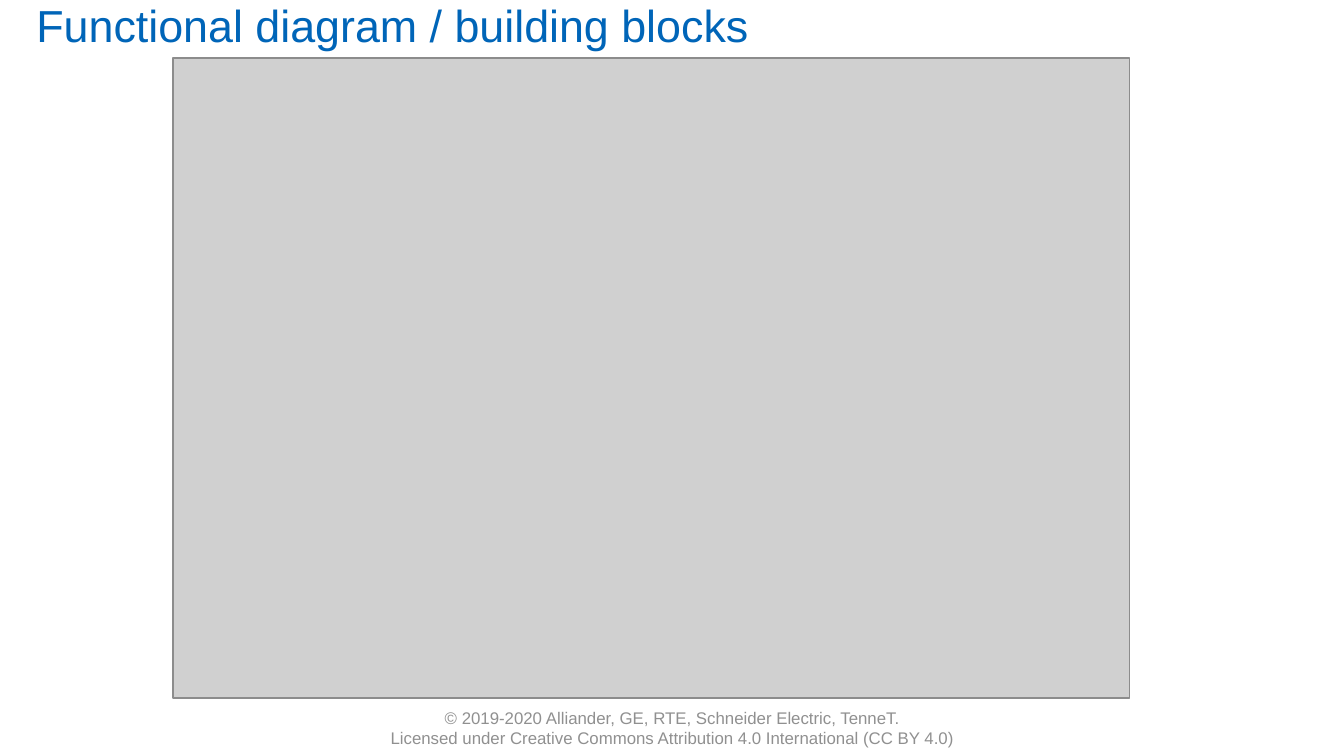
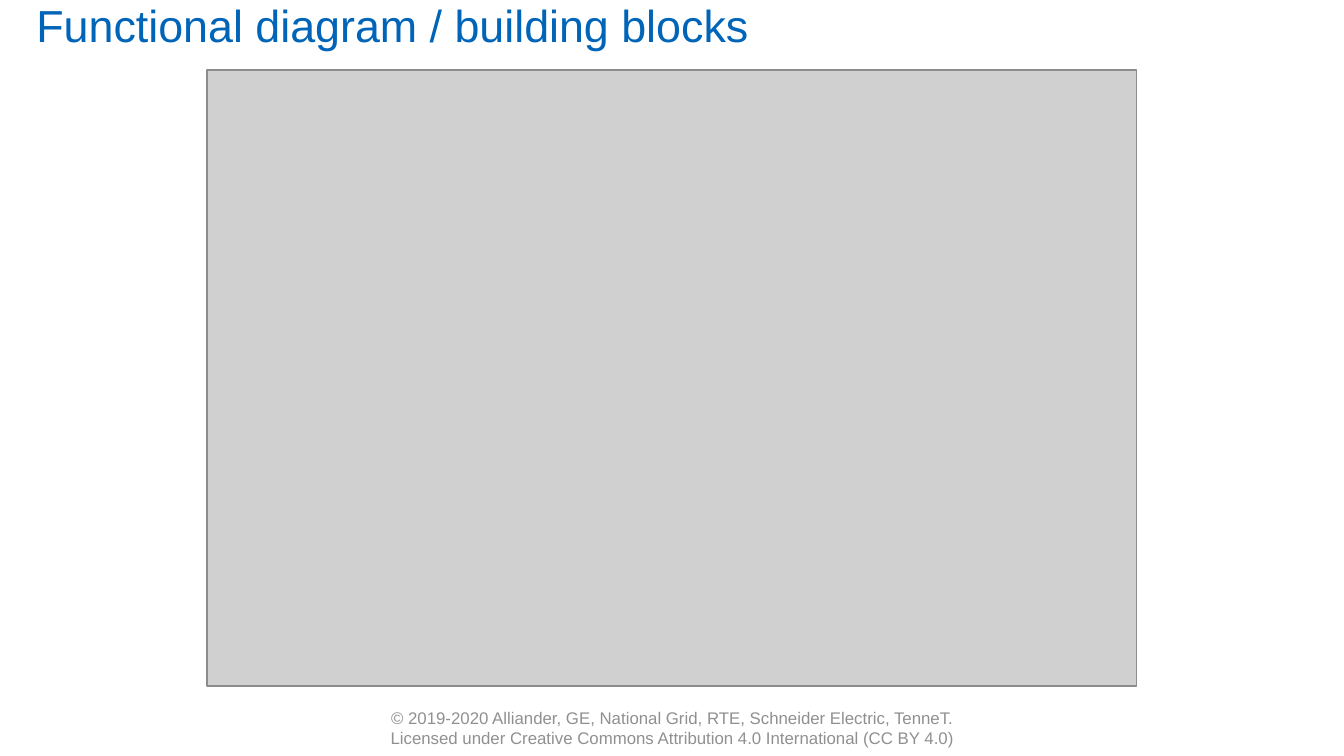
Before and after one commit to com-pas/contributing, a slide deck: slide 9 of roadmap-docs/CoMPAS Initial Roadmap - final version.pptx. Drawn at 1344x756 pixels with LibreOffice and Linux fonts; fonts in the diff are those of the drawing; grey boxes stand for pictures; background and template pictures are left out. Boxes give left, top, right and bottom in pixels: in the first picture for what was removed or moved away, otherwise in the second. Text is boxed around its words. In the diff, an @@ line names an element or a change of style, - is before the commit and + after.

Commit message:
Initial roadmap document update
Update of copyright footer and functional diagram

```diff
--- a/roadmap-docs/CoMPAS Initial Roadmap - final version.pptx
+++ b/roadmap-docs/CoMPAS Initial Roadmap - final version.pptx
@@ picture resized from (x1=173, y1=58, x2=1130, y2=698) to (x1=207, y1=70, x2=1137, y2=685) @@
@@ text at (x1=408, y1=712, x2=953, y2=726): text changed @@
-© 2019-2020 Alliander, GE, RTE, Schneider Electric, TenneT.
+© 2019-2020 Alliander, GE, National Grid, RTE, Schneider Electric, TenneT.
```
Also in this commit, not shown: 11 other slides changed.
